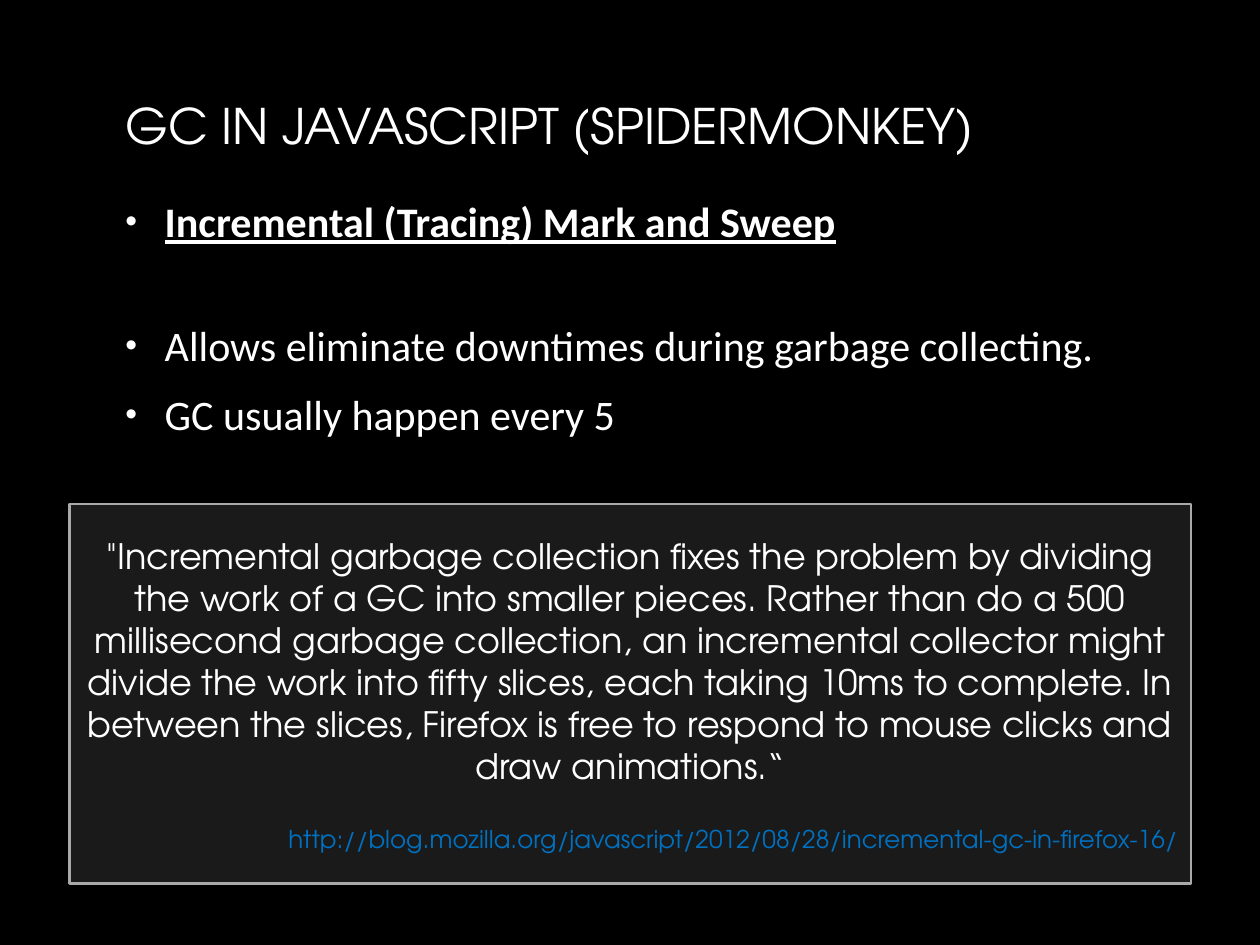
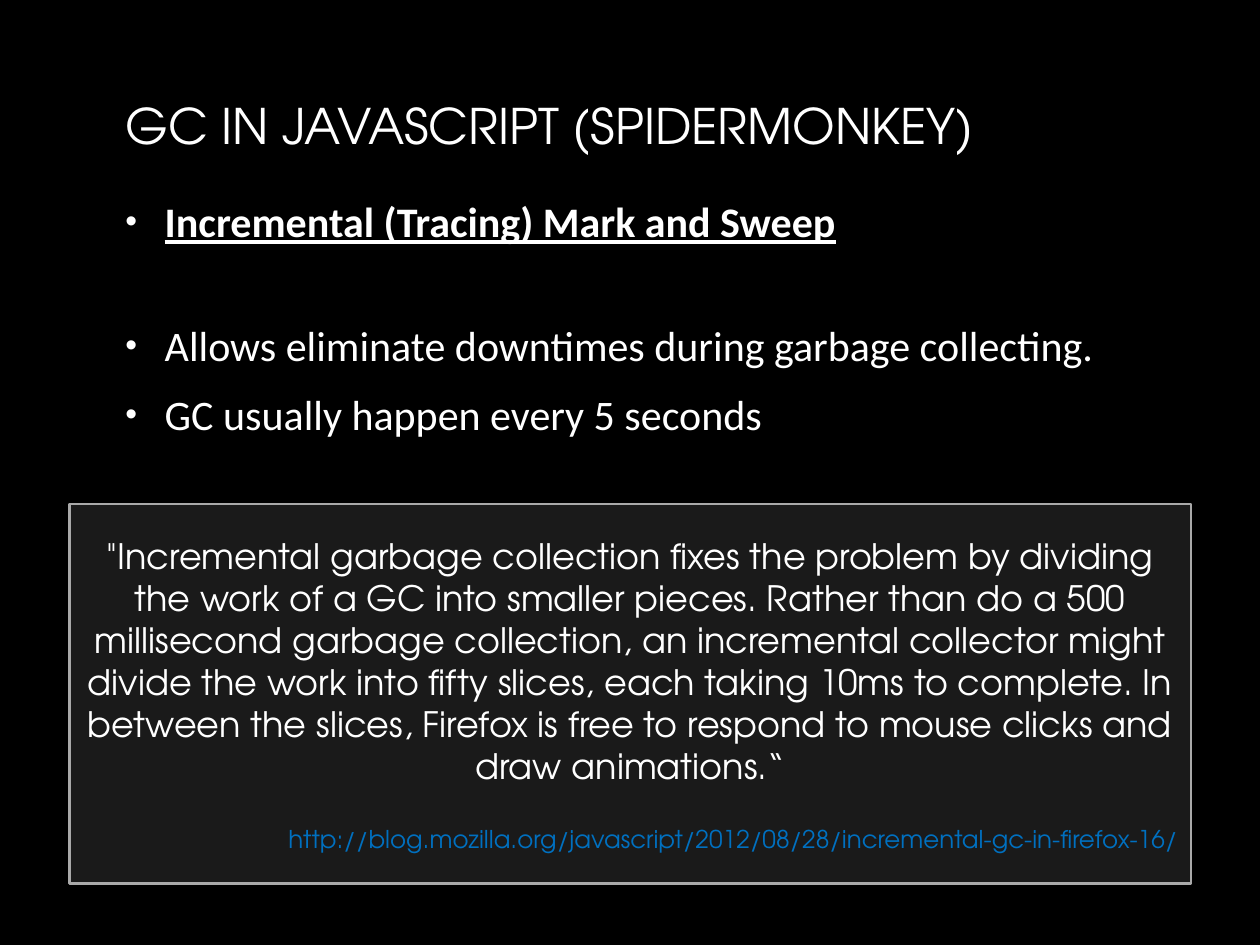
Before and after one commit to yuriyshapovalov/slides, a slide deck: slide 41 of ppt/Garbage collection in dotnet.pptx (slide 27 before the commit). Drawn at 1260x945 pixels with LibreOffice and Linux fonts; fonts in the diff are those of the drawing; background and template pictures are left out. Boxes give left, top, right and bottom in pixels: in the first picture for what was removed or moved away, otherwise in the second. Text is boxed around its words. In the diff, an @@ line names an element or a change of style, - is before the commit and + after.

```diff
--- a/ppt/Garbage collection in dotnet.pptx
+++ b/ppt/Garbage collection in dotnet.pptx
@@ text at bbox=[165, 400, 761, 437]: text changed @@
-• GC usually happen every 5
+• GC usually happen every 5 seconds
```
Also in this commit, not shown: 1 other slide changed, 19 slides added, 3 slides removed, 1 other file.
